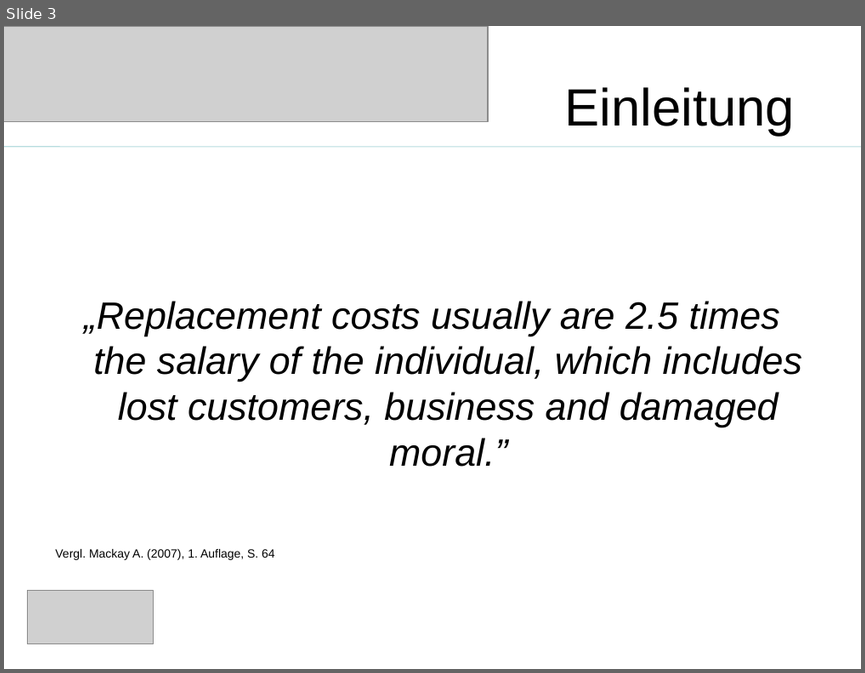
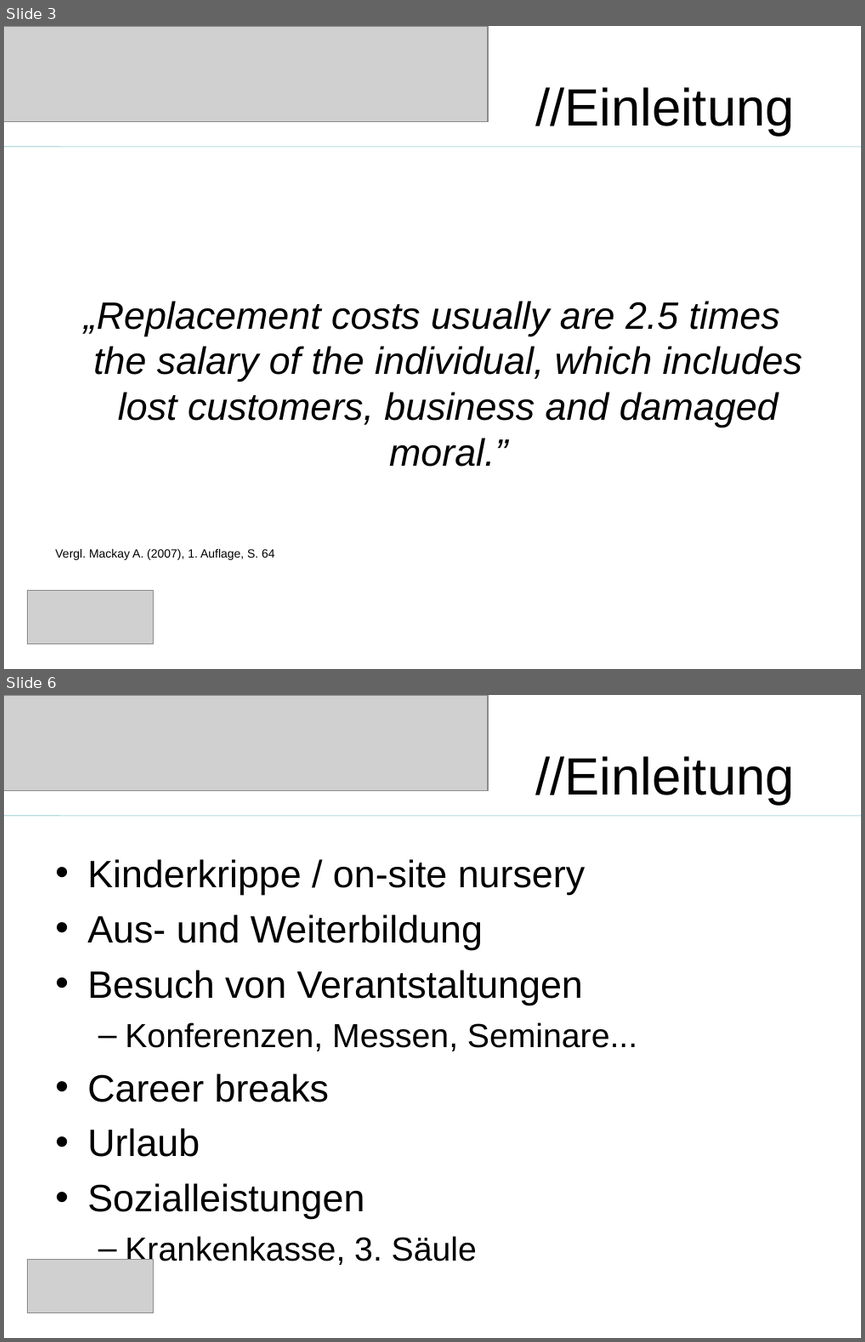
Before and after one commit to saw303/masterstudy, a slide deck: disposition/Präsentation.ppt. Shown one above the other, each under a label of ours: slide 3 before the commit, slides 3 and 6 after it; the slides between them are not shown. The pictures are 865x673 and 865x1342 pixels, drawn with LibreOffice and Linux fonts; fonts in the diff are those of the drawing; grey boxes stand for pictures. Boxes give left, top, right and bottom in pixels: in the first picture for what was removed or moved away, otherwise in the second. Text is boxed around its words. In the diff, an @@ line names an element or a change of style, - is before the commit and + after.

```diff
--- a/disposition/Präsentation.ppt
+++ b/disposition/Präsentation.ppt
@@ slide 6 added at (4,695,861,1338), background #FFFFFF @@
@@ picture added at (4,695,488,790) @@
@@ title added at (535,756,794,805), 44 pt, text #000000 @@
+//Einleitung
@@ line added from (4, 816) to (861, 816), #B6DCDF 0.74 pt @@
@@ text added at (87,859,637,1267), 32 pt, text #000000 @@
+• Kinderkrippe / on-site nursery
+• Aus- und Weiterbildung
+• Besuch von Verantstaltungen
+  – Konferenzen, Messen, Seminare...
+• Career breaks
+• Urlaub
+• Sozialleistungen
+  – Krankenkasse, 3. Säule
@@ picture added at (27,1259,153,1313) @@
@@ slide 3 changed as well @@
@@ title at (535,87,794,136): text changed @@
-Einleitung
+//Einleitung
```
Also in this commit, not shown: 9 other slides changed, 7 other slides added, 5 slides removed, 1 other file.
